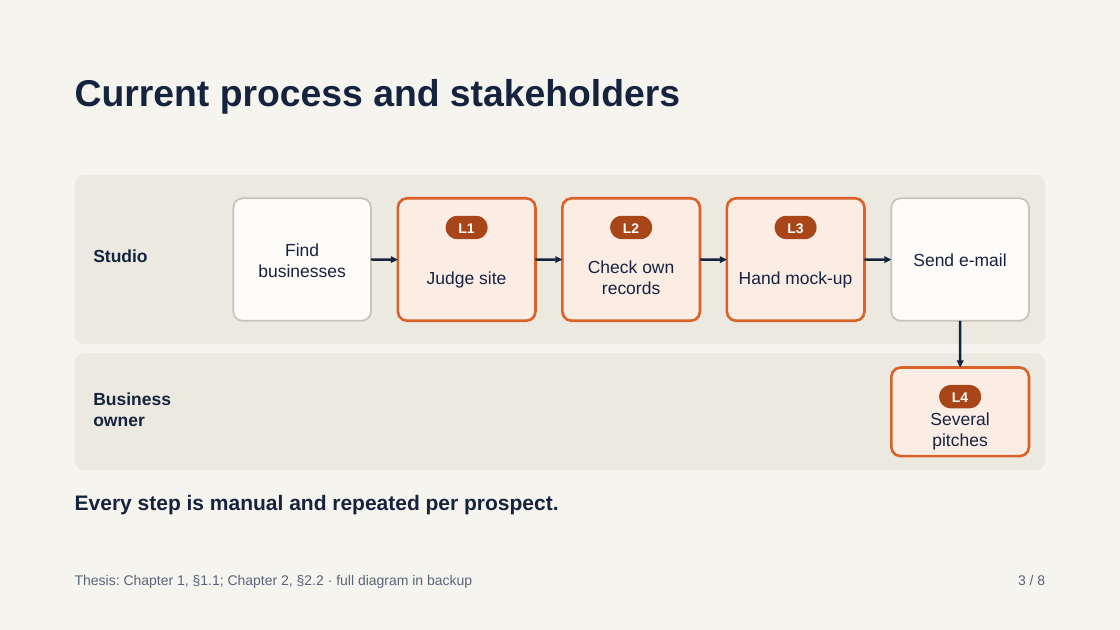
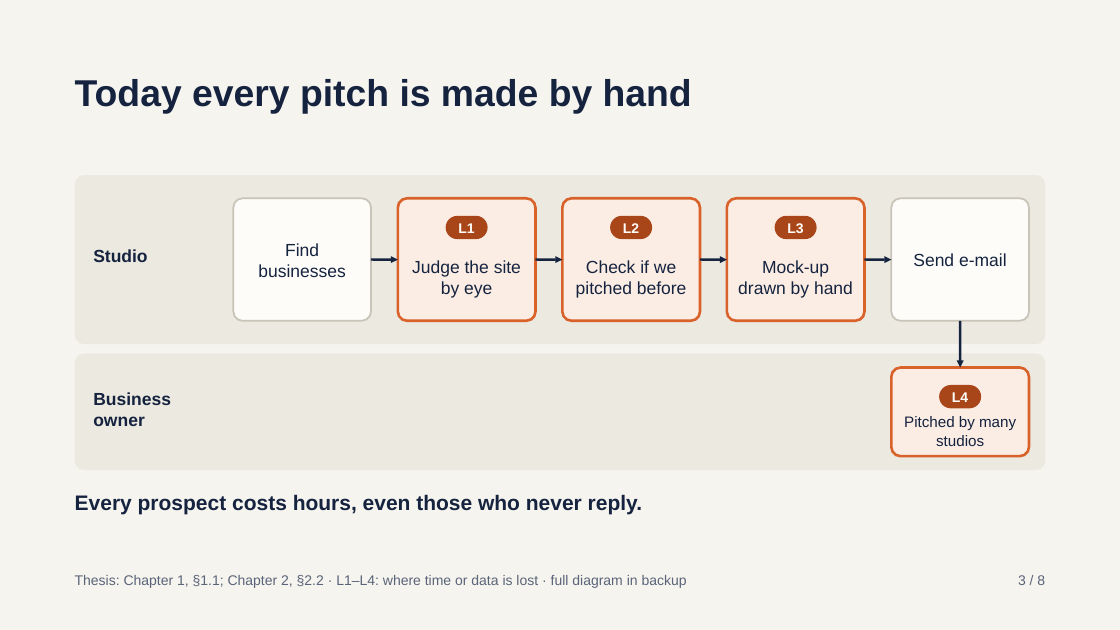
Before and after one commit to yurykurouski/revamp-docs, a slide deck: slide 4 of defence/BA_Defence_Kurouski.pptx. Drawn at 1120x630 pixels with LibreOffice and Linux fonts; fonts in the diff are those of the drawing. Boxes give left, top, right and bottom in pixels: in the first picture for what was removed or moved away, otherwise in the second. Text is boxed around its words. In the diff, an @@ line names an element or a change of style, - is before the commit and + after.

```diff
--- a/defence/BA_Defence_Kurouski.pptx
+++ b/defence/BA_Defence_Kurouski.pptx
@@ text at <box>75,79,692,114</box>: text changed @@
-Current process and stakeholders
+Today every pitch is made by hand
@@ text at <box>412,260,521,298</box>: text changed @@
-Judge site
+Judge the site by eye
@@ text at <box>576,260,687,298</box>: text changed @@
-Check own records
+Check if we pitched before
@@ text at <box>738,260,853,298</box>: text changed @@
-Hand mock-up
+Mock-up drawn by hand
@@ text at <box>904,416,1016,446</box>: text changed; size 15 to 13 pt @@
-Several pitches
+Pitched by many studios
@@ text at <box>75,494,642,515</box>: text changed @@
-Every step is manual and repeated per prospect.
+Every prospect costs hours, even those who never reply.
@@ text at <box>75,575,687,588</box>: text changed @@
-Thesis: Chapter 1, §1.1; Chapter 2, §2.2 · full diagram in backup
+Thesis: Chapter 1, §1.1; Chapter 2, §2.2 · L1–L4: where time or data is lost · full diagram in backup
```
Also in this commit, not shown: 7 other slides changed, 3 slides added, 2 slides removed.
